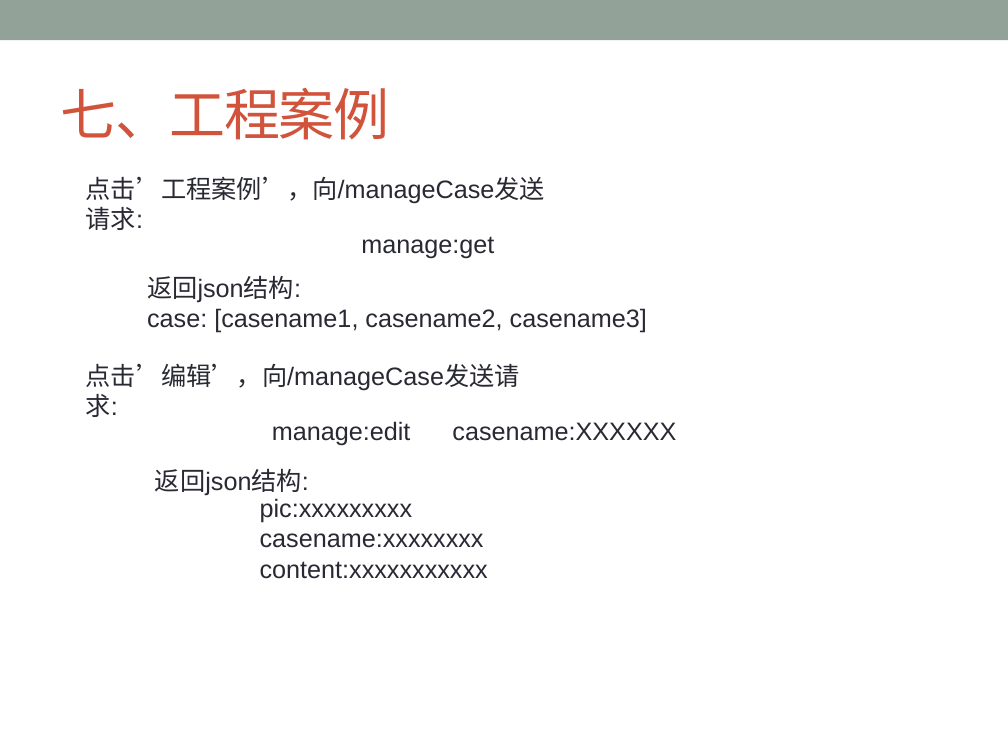
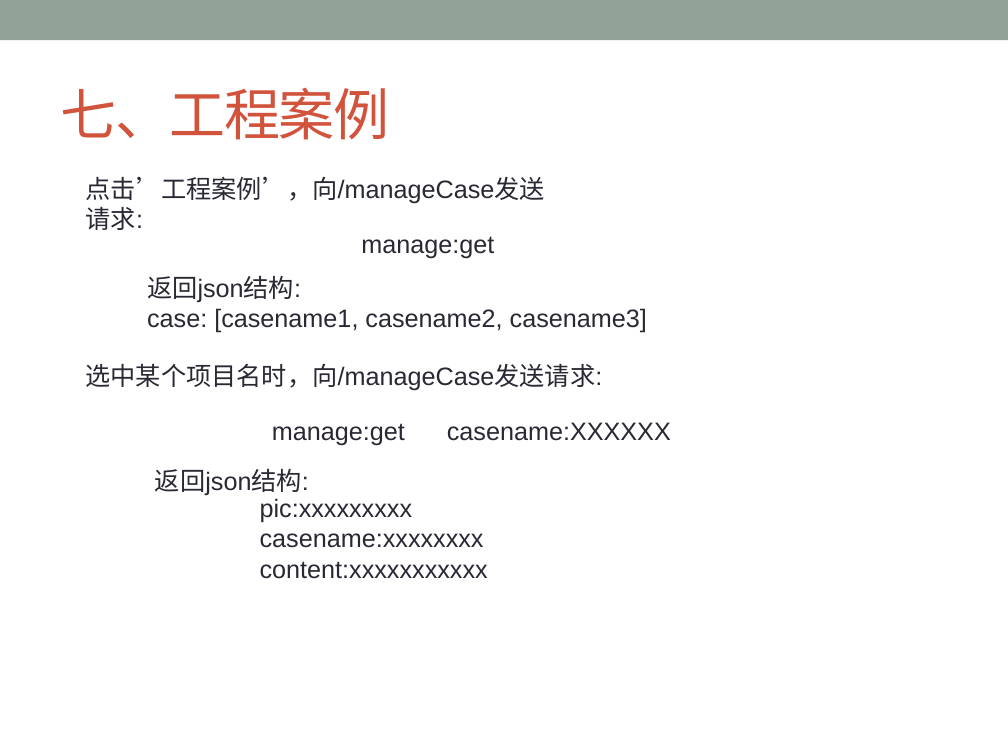
Before and after one commit to ChanSeaThink/LULLGREE, a slide deck: slide 37 of ZSGree前后端逻辑及接口.pptx. Drawn at 1008x756 pixels with LibreOffice and Linux fonts; fonts in the diff are those of the drawing. Boxes give left, top, right and bottom in pixels: in the first picture for what was removed or moved away, otherwise in the second. Text is boxed around its words. In the diff, an @@ line names an element or a change of style, - is before the commit and + after.

Commit message:
项目和店铺信息获取接口。

```diff
--- a/ZSGree前后端逻辑及接口.pptx
+++ b/ZSGree前后端逻辑及接口.pptx
@@ text at [86,364,603,391]: text changed @@
-点击’编辑’，向/manageCase发送请求:
+选中某个项目名时，向/manageCase发送请求:
@@ text at [272,422,671,446]: text changed @@
-manage:edit casename:XXXXXX
+manage:get casename:XXXXXX
```
Also in this commit, not shown: 1 other slide changed.
